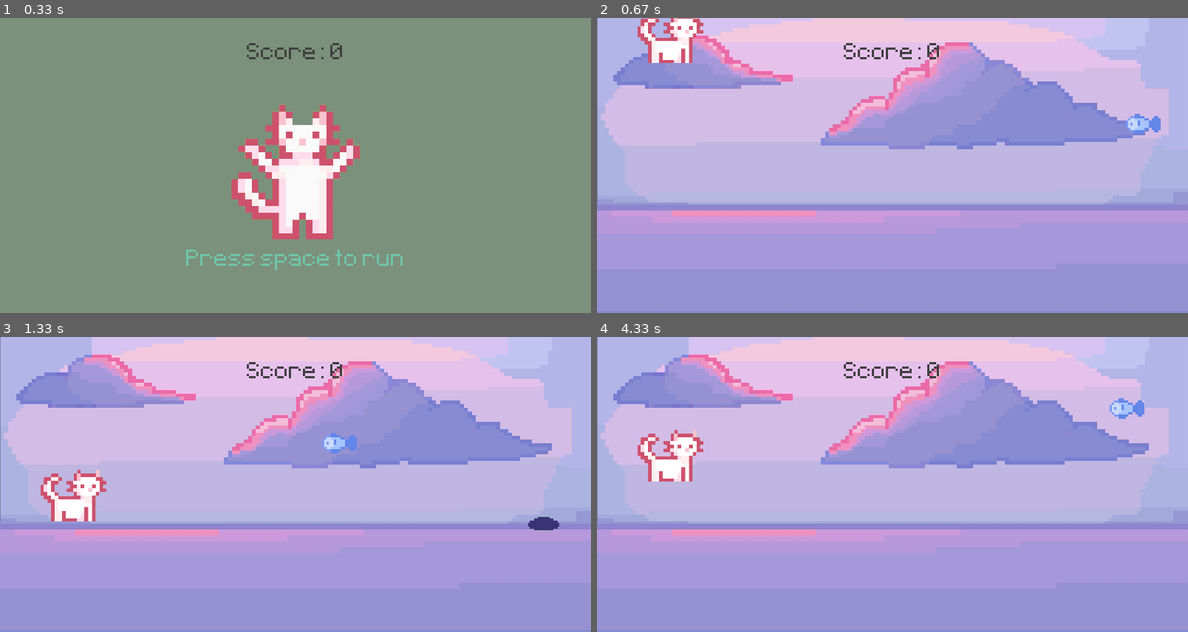
Above: before the commit, frames 1-4 (two rows, left to right).
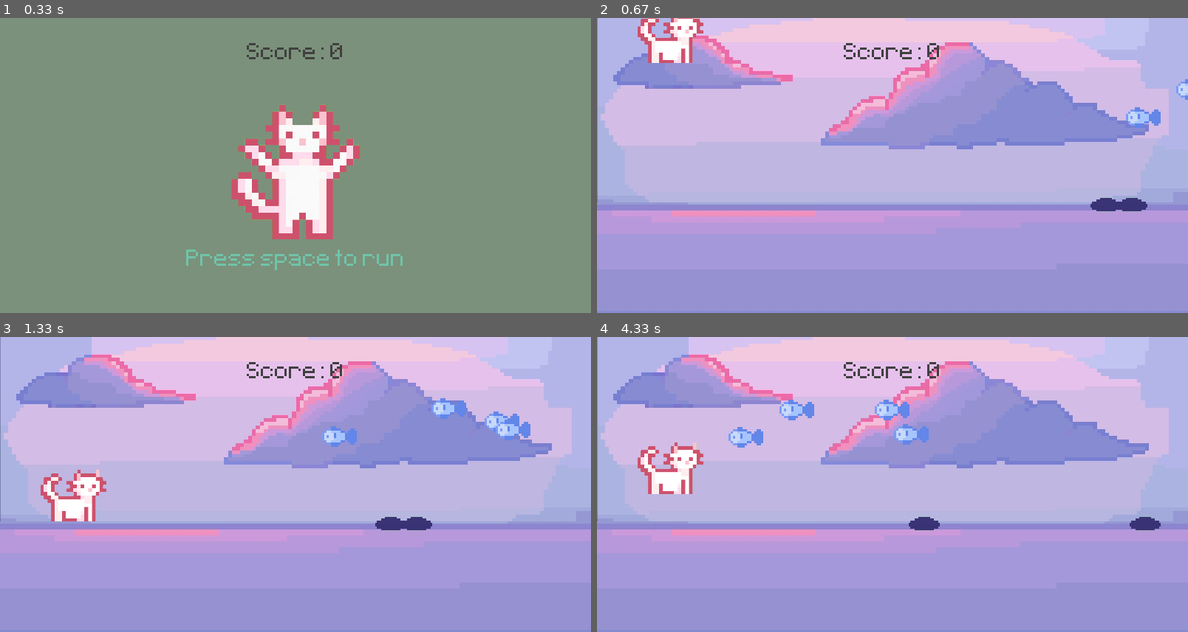
Above: after the commit, the same moments.

Repository: ShIIIrochka/py_game
Game: pygame game, started from pythongame/game.py
Same seed, same stepped clock (60 frames per second), same inputs: the game is played once before the commit and once after it.
Inputs:
- Up to frame 1 (0.33 s): no input
- Up to frame 2 (0.67 s): tap Space at 0.33 s
- Up to frame 3 (1.33 s): no input
- Up to frame 4 (4.33 s): tap Space at 2.17, 2.57, 2.87, 3.4, 3.7, 3.9, 4.2 s

Frame 1 is identical in both runs. In frame 2, 0.8% of the frame differs, in the area x 83-100%, y 20-66%; in frame 3, 1.7%; in frame 4, 3.2%, in the area x 6-96%, y 20-66%.

Commit message:
теперь точно пофиксил

Diff:
--- a/pythongame/game.py
+++ b/pythongame/game.py
@@ -71,25 +71,27 @@
             self.kill()
 
 
-def collision_sprite():
+def collision_sprite() -> bool:
     """
     функция для подсчета score и проверок столкновений спрайтов
     """
 
     global score
-    collisions = pygame.sprite.spritecollide(player, obstacle_group, False)
+
+    collisions = pygame.sprite.spritecollide(player, obstacle_group, True)
 
     for sprite in collisions:
-        if sprite == fish_instances:  # Проверка столкновения игрока с fish
-            sprite.kill()
+        if sprite in fish_instances:
+            fish_instances.remove(sprite)
             score += 1
-        elif sprite == pit_instances:
-            sprite.kill()  # Проверка столкновения игрока с pit
-            return False  # Возвращение False, чтобы вернуть игру на экран старта
 
-    score_surf = test_font.render(f'Score: {score}',False,(64,64,64))
-    score_rect = score_surf.get_rect(center = (400,50))
-    screen.blit(score_surf,score_rect)
+        elif sprite in pit_instances:
+            obstacle_group.empty()
+            return False
+
+    score_surf = test_font.render(f'Score: {score}', False, (64, 64, 64))
+    score_rect = score_surf.get_rect(center=(400, 50))
+    screen.blit(score_surf, score_rect)
 
     return True
 
@@ -97,9 +99,9 @@
 
         global pit_instances, fish_instances
 
-        pit_instances = NPS('graphics/pit.PNG', (45, 45), (4, 6), (230, 230))
-        fish_instances = NPS('graphics/fish.PNG', (50, 50), (5, 7), (70, 120))
-        obstacle_group.add(pit_instances, fish_instances)
+        fish_instances = [NPS('graphics/fish.PNG', (50, 50), (5, 7), (70, 110)) for i in range(4)]
+        pit_instances = [NPS('graphics/pit.PNG', (45, 45), (4, 6), (230, 230)) for i in range(2)]
+        obstacle_group.add(*fish_instances, *pit_instances)
 
 
 #параметры игрового окна
@@ -176,6 +178,7 @@
 
             obstaclegroup()
 
+
         obstacle_group.draw(screen)
         obstacle_group.update()
 
